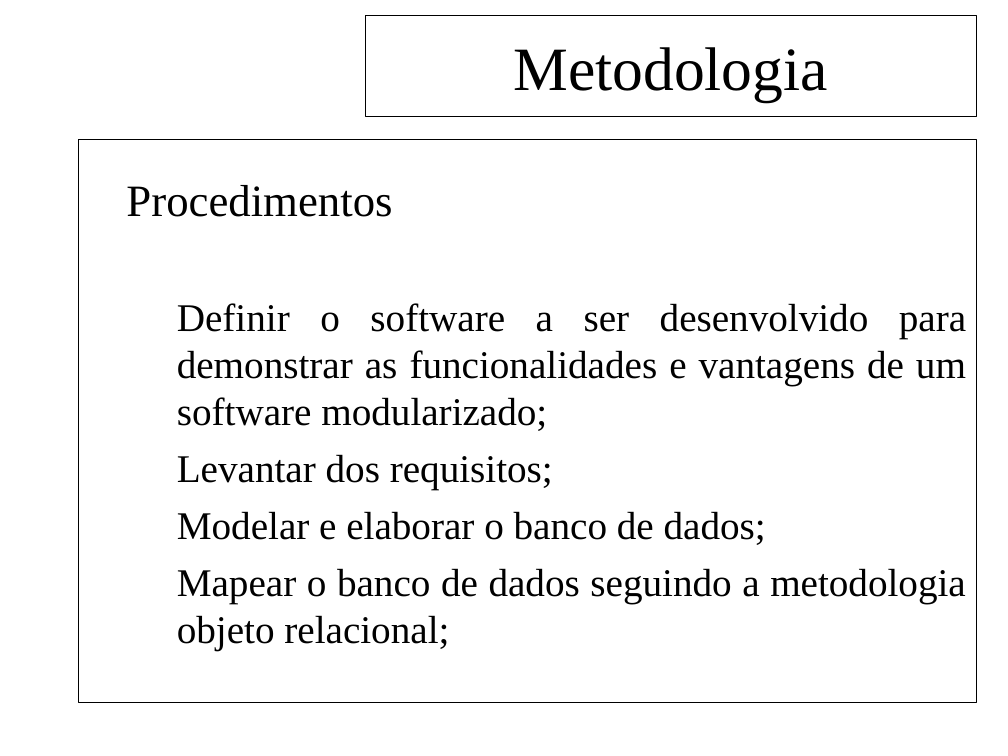
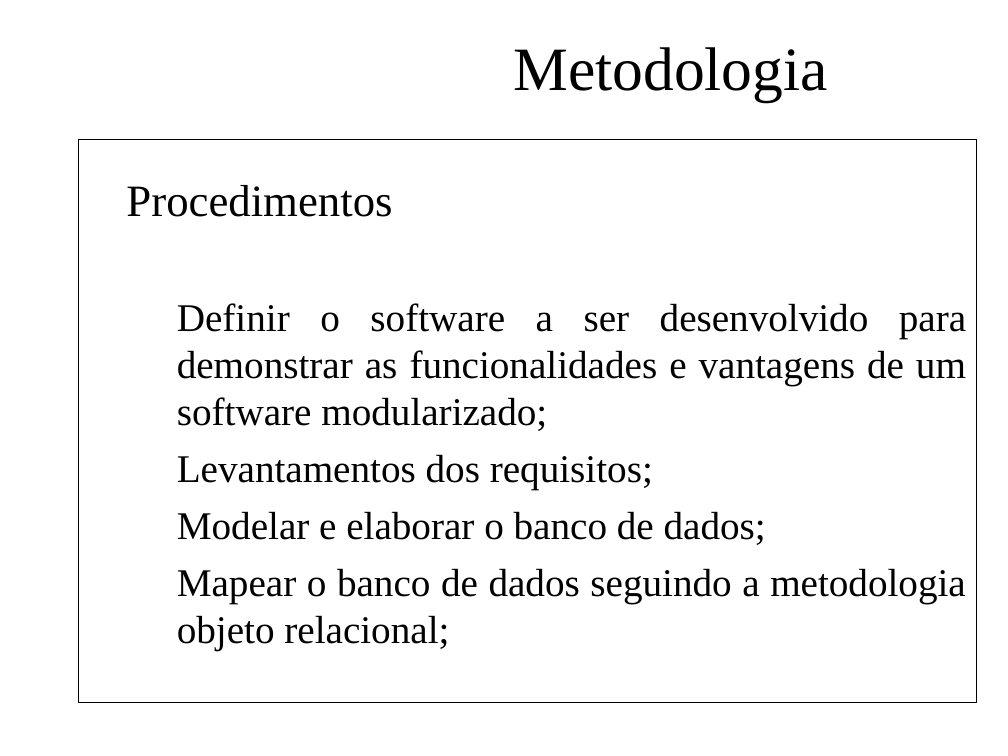
Before and after one commit to feliperodriguesprado/tcc_repository, a slide deck: slide 14 of documents/life_cycle/qualificacao/qualificacao_slides.odp (slide 13 before the commit). Drawn at 1008x756 pixels with LibreOffice and Linux fonts; fonts in the diff are those of the drawing; background and template pictures are left out. Boxes give left, top, right and bottom in pixels: in the first picture for what was removed or moved away, otherwise in the second. Text is boxed around its words. In the diff, an @@ line names an element or a change of style, - is before the commit and + after.

```diff
--- a/documents/life_cycle/qualificacao/qualificacao_slides.odp
+++ b/documents/life_cycle/qualificacao/qualificacao_slides.odp
@@ title "Metodologia": place and size @@
-title "Metodologia" at [365, 16, 977, 117]
+title "Metodologia" at [513, 47, 828, 102]
@@ title "Metodologia" at [513, 47, 828, 102]: outline #000000 0.74 pt to none @@
@@ text in rectangle at [177, 454, 653, 489]: text changed @@
-  ➔ Levantar dos requisitos;
+  ➔ Levantamentos dos requisitos;
```
Also in this commit, not shown: 15 other slides changed, 1 slide added, 1 slide removed, 1 other file.
